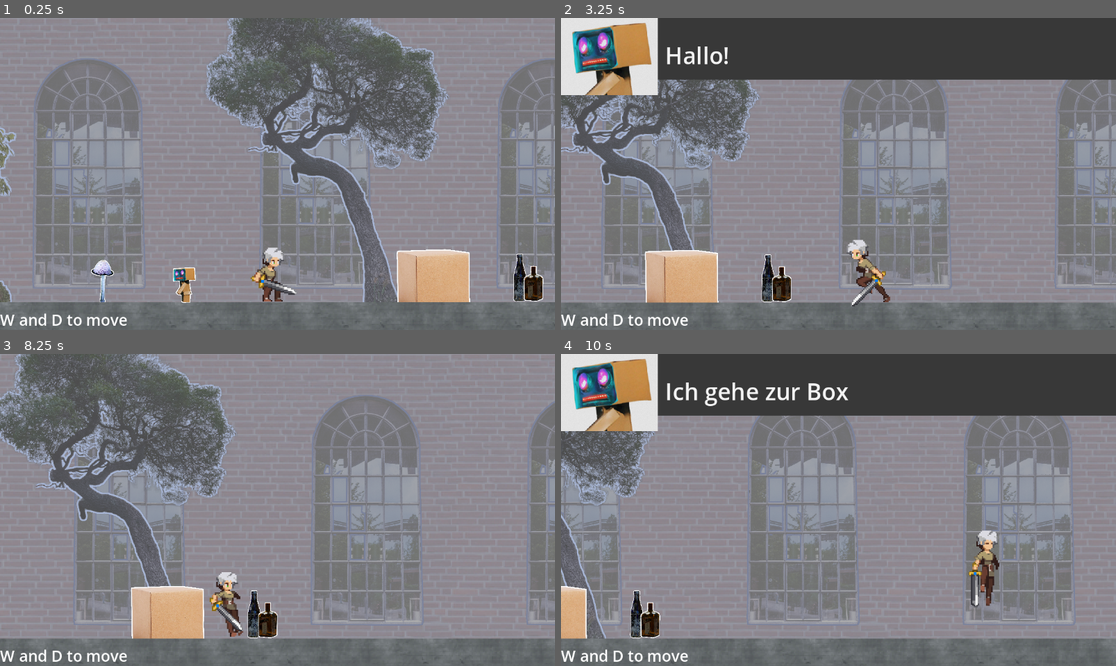
Above: before the commit, frames 1-4 (two rows, left to right).
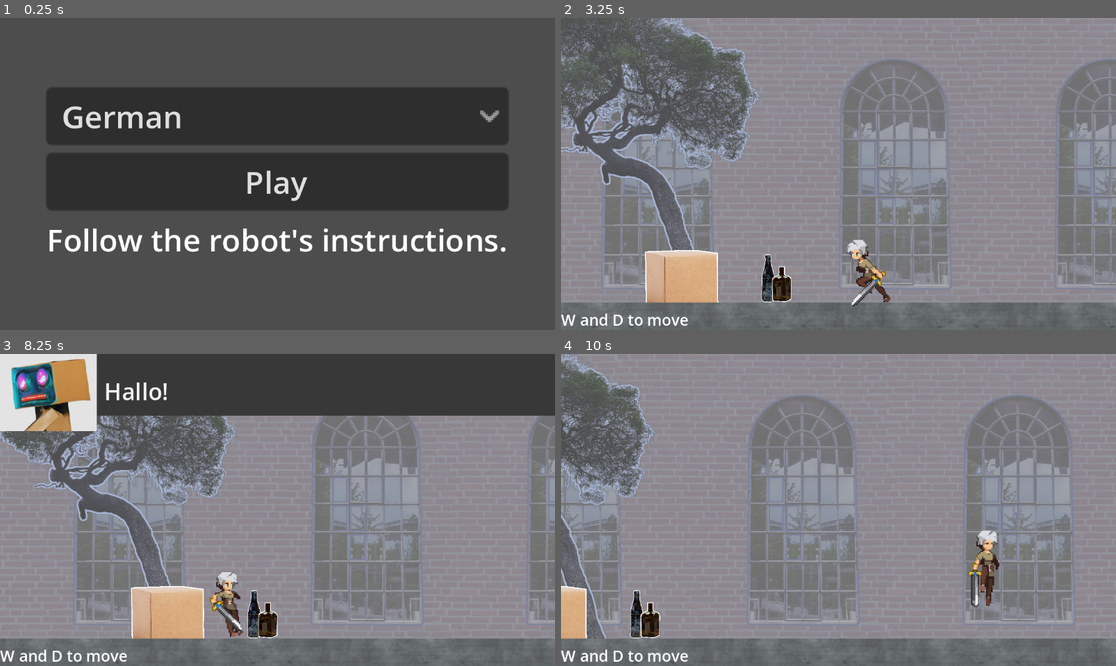
Above: after the commit, the same moments.

Repository: koljapluemer/lingua-escape
Game: Godot game, scene res://src/levels/00_main_menu/start_menu.tscn
The game is run twice, just before and just after one commit, with the same random seed, the same clock (stepped at 60 frames per second) and the same inputs. Before the commit the project starts from res://src/levels/01_two_objects_walk/map.tscn.
Inputs (mouse positions are in pixels of both pictures, inside the frame that each line leads up to):
- Up to frame 1 (0.25 s): no input
- Up to frame 2 (3.25 s): click (838, 180) at 0.5 s, where only the run after the commit has a clickable "Play"; hold D (right) 1.28-2.78 s; tap Space (jump) at 1.52, 2.27 s; hold A (left) from 2.78 s (still down)
- Up to frame 3 (8.25 s): release A (left) at 3.53 s; hold D (right) 3.53-5.03 s; tap Space (jump) at 3.77, 4.52, 5.27, 6.77, 7.52 s; hold A (left) 5.03-5.78 s; hold D (right) 5.78-6.53 s; hold A (left) 6.53-8.03 s; hold D (right) from 8.03 s (still down)
- Up to frame 4 (10 s): keep holding D (right); tap Space (jump) at 8.27, 9.77 s

The runs differ from the first frame. In frame 1, 93% of the frame differs, in the area x 0-100%, y 0-100%; in frame 2, 21%; in frame 3, 21%; in frame 4, 21%.

Commit message:
reestablish start menu

Diff:
--- a/project.godot
+++ b/project.godot
@@ -11,7 +11,7 @@
 [application]
 
 config/name="Lingua Escape"
-run/main_scene="res://src/levels/01_two_objects_walk/map.tscn"
+run/main_scene="res://src/levels/00_main_menu/start_menu.tscn"
 config/features=PackedStringArray("4.2", "Mobile")
 config/icon="res://icon.svg"
 
--- a/Levels/start_menu.gd
+++ b/src/levels/00_main_menu/start_menu.gd
@@ -1,5 +1,4 @@
 extends Control
-
 # Called when the node enters the scene tree for the first time.
 func _ready() -> void:
 	pass # Replace with function body.
@@ -11,4 +10,4 @@
 
 
 func _on_button_play_pressed() -> void:
-	get_tree().change_scene_to_file("res://Levels/test_level.tscn")
+	get_tree().change_scene_to_file("res://src/levels/01_two_objects_walk/map.tscn")
--- a/Levels/start_menu.tscn
+++ b/src/levels/00_main_menu/start_menu.tscn
@@ -1,6 +1,6 @@
 [gd_scene load_steps=2 format=3 uid="uid://dm8wkuy1su4w6"]
 
-[ext_resource type="Script" path="res://Levels/start_menu.gd" id="1_5715b"]
+[ext_resource type="Script" path="res://src/levels/00_main_menu/start_menu.gd" id="1_5715b"]
 
 [node name="StartMenu" type="Control"]
 layout_mode = 3
@@ -38,6 +38,6 @@
 
 [node name="Label" type="Label" parent="CenterContainer/VBoxContainer"]
 layout_mode = 2
-text = "Follow the rabbit's instructions."
+text = "Follow the robot's instructions."
 
 [connection signal="pressed" from="CenterContainer/VBoxContainer/ButtonPlay" to="." method="_on_button_play_pressed"]
